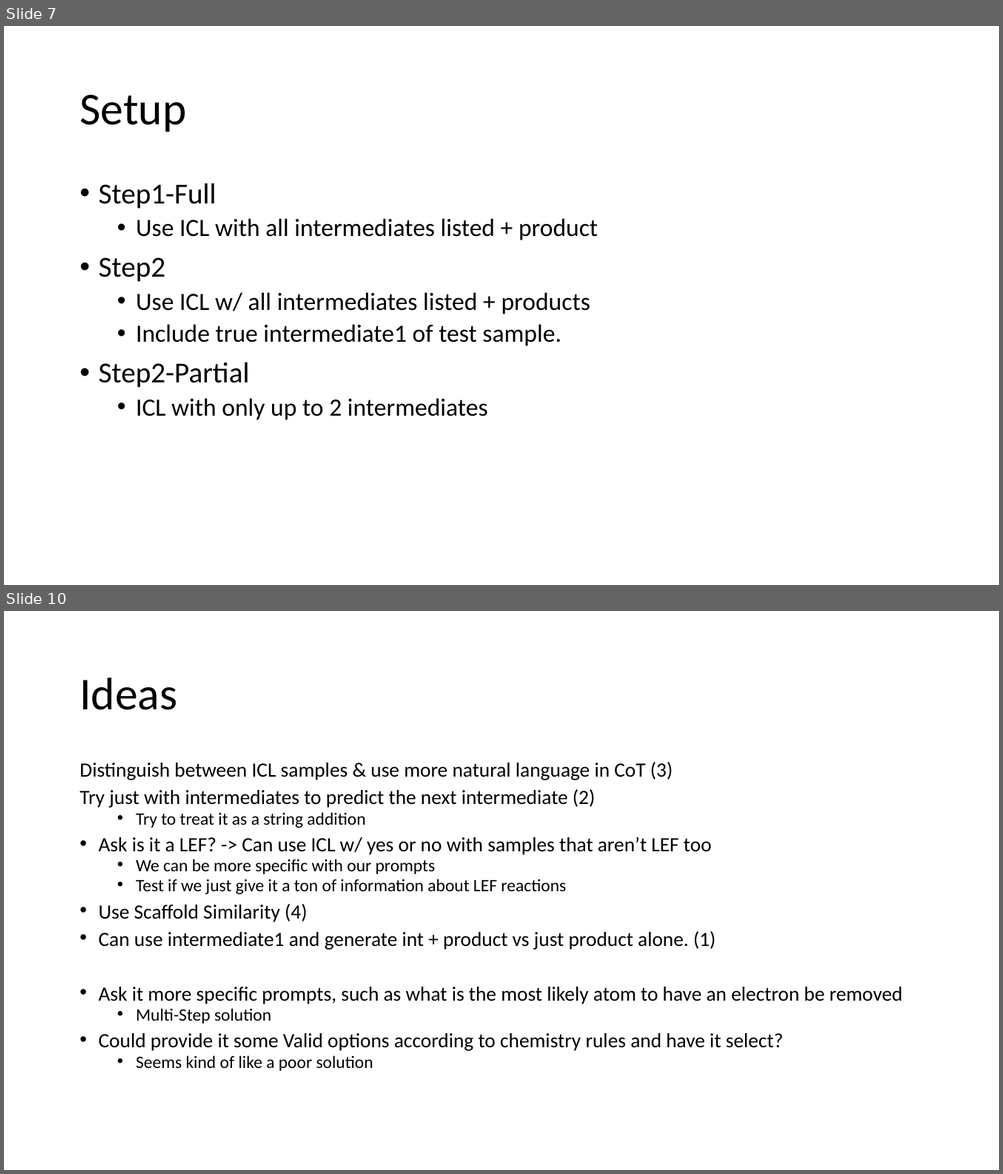
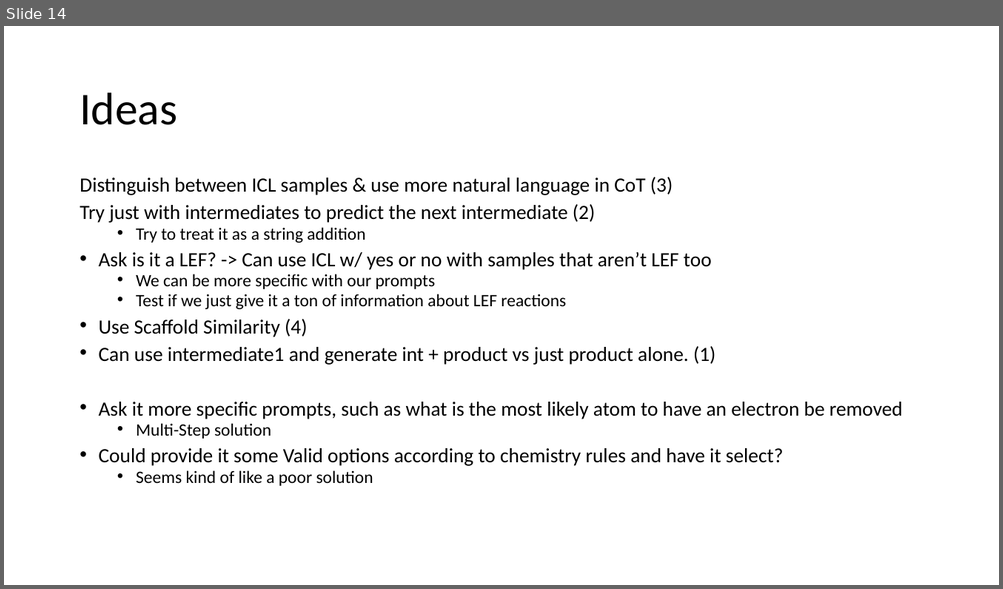
Before and after one commit to JohnDLee/ChemistryPE, a slide deck: pptx/7-21-2023.pptx. Shown one above the other, each under a label of ours: slides 7 and 10 before the commit, slide 14 after it; the slides between them are not shown. The pictures are 1003x1174 and 1003x589 pixels, drawn with LibreOffice and Linux fonts; fonts in the diff are those of the drawing. Boxes give left, top, right and bottom in pixels: in the first picture for what was removed or moved away, otherwise in the second. Text is boxed around its words. In the diff, an @@ line names an element or a change of style, - is before the commit and + after.

```diff
--- a/pptx/7-21-2023.pptx
+++ b/pptx/7-21-2023.pptx
@@ slide 7 removed at (x1=4, y1=26, x2=999, y2=585), background #FFFFFF @@
@@ title removed at (x1=79, y1=95, x2=186, y2=132) @@
-Setup
@@ text removed at (x1=99, y1=183, x2=597, y2=420) @@
-• Step1-Full
-  • Use ICL with all intermediates listed + product
-• Step2
-  • Use ICL w/ all intermediates listed + products
-  • Include true intermediate1 of test sample.
-• Step2-Partial
-  • ICL with only up to 2 intermediates
@@ what was slide 10 is now slide 14 @@
```
Also in this commit, not shown: 3 slides changed, 9 slides added, 4 other slides removed, 42 other files.
